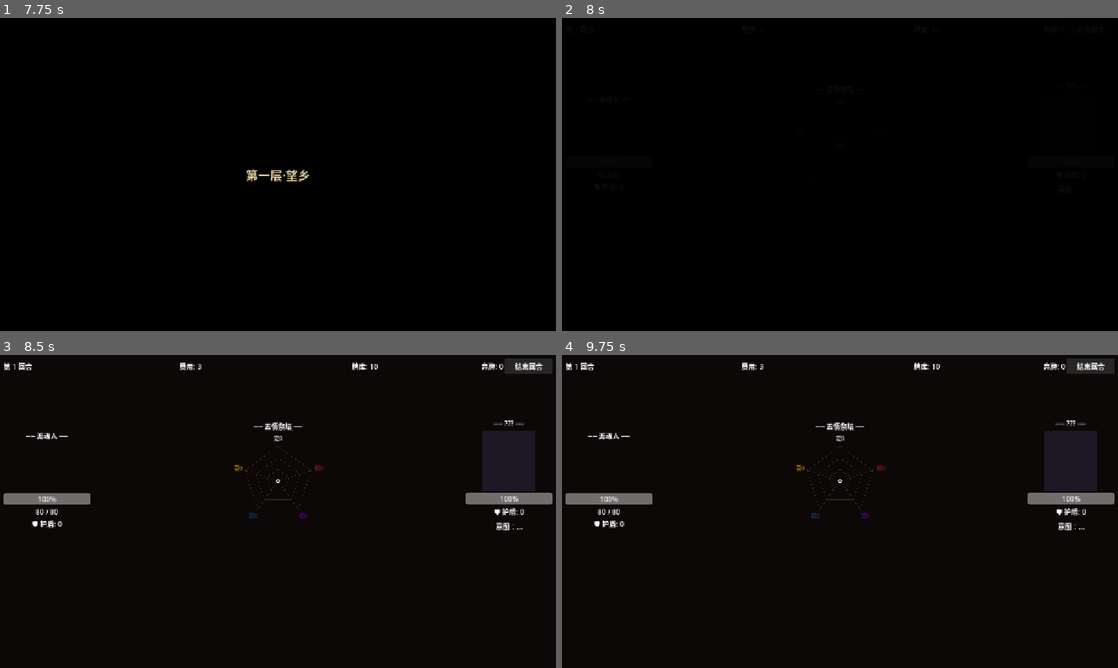
Above: before the commit, frames 1-4 (two rows, left to right).
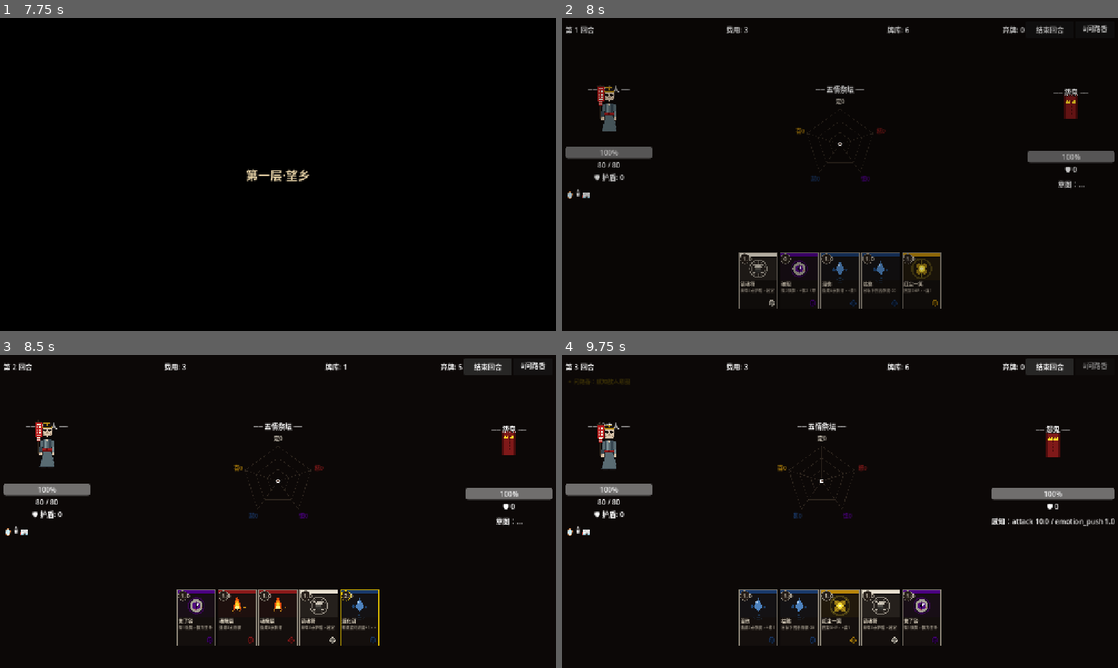
Above: after the commit, the same moments.

Repository: qianhua76123-pixel/soul-ferry
Game: Godot game, scene res://scenes/MainMenu.tscn
Two runs of this game, one before a commit and one after it. Both use one fixed random seed, a clock stepped at 60 frames per second and the inputs below.
Inputs (mouse positions are in pixels of both pictures, inside the frame that each line leads up to):
- Up to frame 1 (7.75 s): tap Enter at 0.5 s; move the mouse to (400, 158) at 0.52 s; click (400, 158) at 0.67 s; move the mouse to (166, 190) at 1.27 s; click (166, 190) at 1.42 s; click "踏 上 旅 途" at 2 s; click "[事] 事件" at 2.75 s; click "[事] 事件" at 3.5 s; click "「让他说完。」" at 4.25 s; click "继续前行" at 5 s; click "[店] 商店" at 5.75 s; click "[战] 战斗" at 6.5 s; click "[战] 战斗" at 7.25 s
- Up to frame 2 (8 s): no input
- Up to frame 3 (8.5 s): click "结束回合" at 8 s
- Up to frame 4 (9.75 s): click (1095, 367) at 8.75 s, where only the run after the commit has a clickable "🕯问路香"; click "结束回合" at 9.5 s

Frame 1 is identical in both runs. In frame 2, 5.6% of the frame differs, in the area x 0-100%, y 2-93%; in frame 3, 7.4%; in frame 4, 8.9%, in the area x 0-100%, y 1-93%.
Error before the commit: Parse Error: Expected expression for match pattern. (res://scripts/battle/BattleScene.gd:150)
Error after the commit: Invalid operands 'int' and 'float' in operator '%'. (res://scripts/battle/BattleStateMachine.gd:382)

Commit message:
fix: match 跨行多值模式导致 parse error
GDScript match 不支持多值模式跨行写（逗号结尾换行）。
将 match 改为 if/elif + Array in 判断，等价逻辑不变。

Diff:
--- a/scripts/battle/BattleScene.gd
+++ b/scripts/battle/BattleScene.gd
@@ -144,20 +144,20 @@
 	player_shield_label.text = "🛡 %d" % int(state_machine.player_shield)
 	_update_hud()
 	var rtype = result.get("type","")
-	var rval  = int(result.get("value", 0))   # 强制 int，防止 float % int 崩溃
+	var rval  = int(result.get("value", 0))
 	if rval > 0:
-		match rtype:
-			"attack","attack_all","attack_lifesteal","attack_dot",
-			"attack_scaling_rage","attack_all_triple","attack_and_weaken_all",
-			"shield_attack","remove_enemy_shield":
-				_spawn_enemy_damage(rval, "damage")
-				SoundManager.play_sfx("attack_hit")
-			"heal","heal_all_buffs","heal_and_draw","heal_scale_grief","mass_heal_shield":
-				_spawn_player_number(rval, "heal")
-				SoundManager.play_sfx("heal")
-			"shield","shield_and_draw","reset_shield","balance_emotions":
-				_spawn_player_number(rval, "shield")
-				SoundManager.play_sfx("shield_block")
+		var dmg_types   = ["attack","attack_all","attack_lifesteal","attack_dot","attack_scaling_rage","attack_all_triple","attack_and_weaken_all","shield_attack","remove_enemy_shield"]
+		var heal_types  = ["heal","heal_all_buffs","heal_and_draw","heal_scale_grief","mass_heal_shield"]
+		var shield_types= ["shield","shield_and_draw","reset_shield","balance_emotions"]
+		if rtype in dmg_types:
+			_spawn_enemy_damage(rval, "damage")
+			SoundManager.play_sfx("attack_hit")
+		elif rtype in heal_types:
+			_spawn_player_number(rval, "heal")
+			SoundManager.play_sfx("heal")
+		elif rtype in shield_types:
+			_spawn_player_number(rval, "shield")
+			SoundManager.play_sfx("shield_block")
 	_show_popup(result)
 	# Boss UI：卡牌效果后更新 Boss 状态
 	if _boss_ui:
